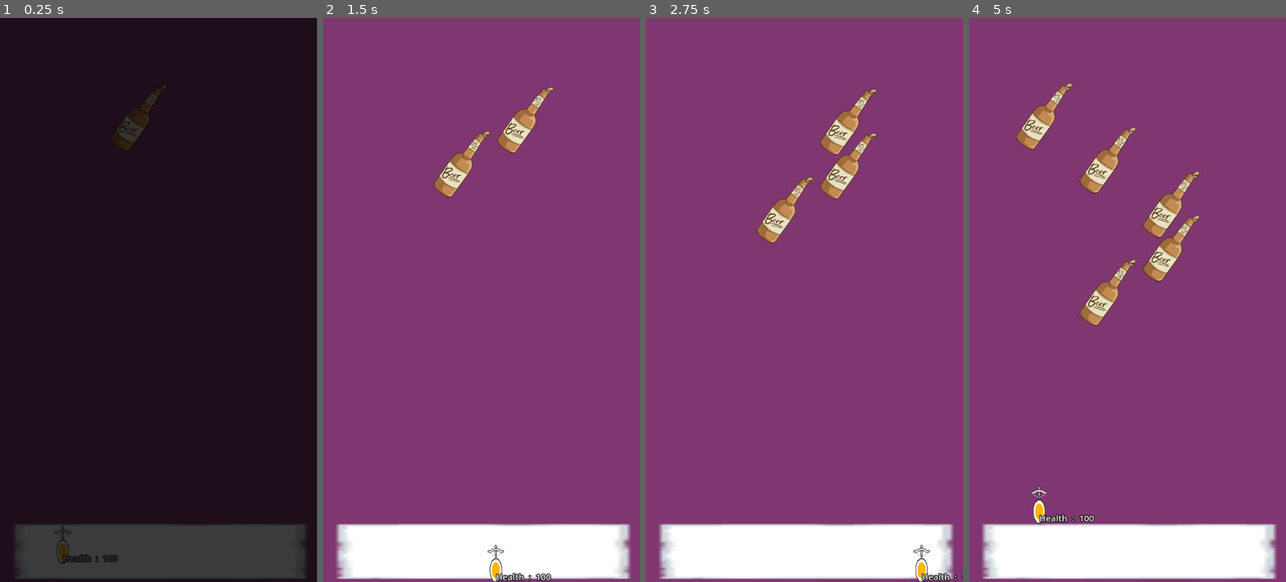
Above: before the commit, frames 1-4 (left to right).
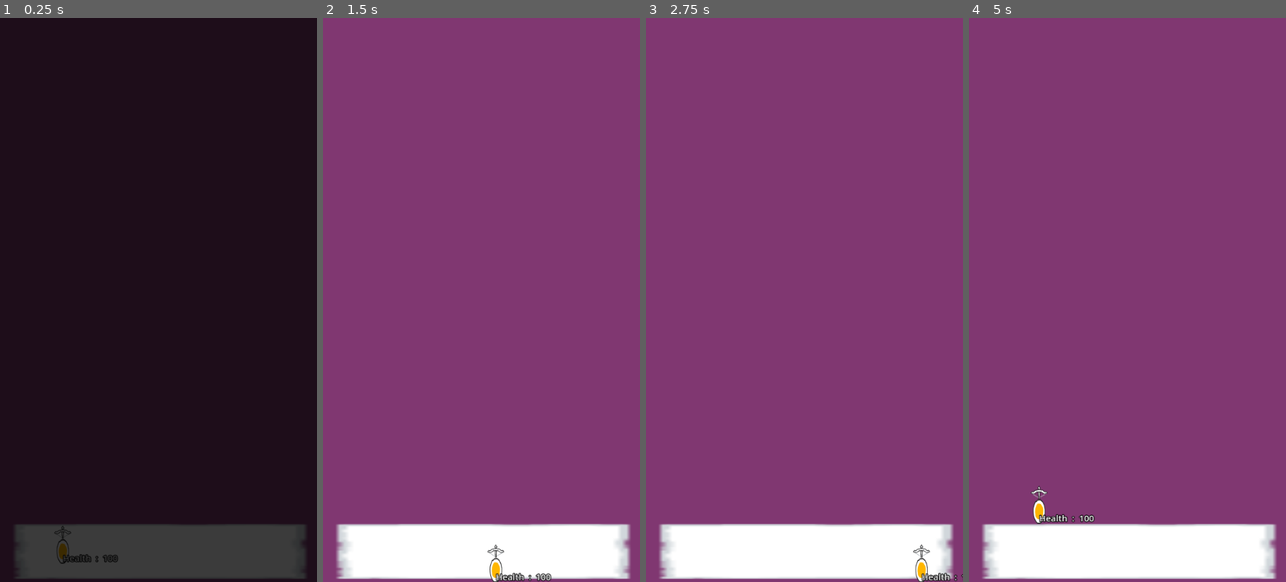
Above: after the commit, the same moments.

Repository: danmiltenberger/GlobalGameJam
Game: Godot game, scene res://LevelControl/root.tscn
Two runs of this game, one before a commit and one after it. Both use one fixed random seed, a clock stepped at 60 frames per second and the inputs below.
Inputs:
- Up to frame 1 (0.25 s): no input
- Up to frame 2 (1.5 s): hold Right (ui_right) 0.53-1.28 s; hold Down (ui_down) from 1.28 s (still down)
- Up to frame 3 (2.75 s): release Down (ui_down) at 2.03 s; hold Right (ui_right) from 2.03 s (still down)
- Up to frame 4 (5 s): release Right (ui_right) at 2.78 s; hold Up (ui_up) 2.78-3.53 s; hold Left (ui_left) from 3.53 s (still down)

The runs differ from the first frame. In frame 1, 0.2% of the frame differs, in the area x 36-53%, y 12-24%; in frame 2, 1.4%; in frame 3, 2.2%; in frame 4, 3.6%, in the area x 14-74%, y 11-55%.
Error after the commit: Invalid call. Nonexistent function 'send_projectiles' in base 'Node2D (HecklerHandler)'. (res://Levels/Level.gd:10)

Commit message:
added stage and curtains png
thank you CJ!

Diff:
--- /dev/null
+++ b/Heckler.gd
@@ -0,0 +1,83 @@
+extends Node2D
+class_name Heckler
+
+# when told by the Handler, spawn the projectiles
+# this node should handle the spawning of tomatoes, cabbages, and beer cans
+# in different patterns
+
+@onready var beer_can: PackedScene = preload("res://Projectiles/beer_can.tscn")
+@onready var cabbage: PackedScene = preload("res://Projectiles/cabbage.tscn")
+@onready var tomato: PackedScene = preload("res://Projectiles/tomato.tscn")
+
+var standing_up: bool = false
+
+func send_projectiles(pattern: String, number: int, type: String, spacing_sec: float):
+	standing_up = true
+	var proj_type : PackedScene
+	match type:
+		"tomato":
+			proj_type = tomato
+		"cabbage":
+			proj_type = cabbage
+		"beer_can":
+			proj_type = beer_can
+		_:
+			print_debug("unexpected projectile type: ", type)
+			proj_type = tomato
+
+	match pattern:
+		"line":
+			send_line(number, proj_type, spacing_sec)
+		"circle":
+			send_circle(number, proj_type, spacing_sec)
+		"sine":
+			send_sinusoidal(number, proj_type, spacing_sec)
+		_:
+			print_debug("couldn't find pattern: ", pattern)
+			send_line(number, proj_type, spacing_sec)
+
+func send_line(number: int, proj: PackedScene, spacing_sec: float):
+	# send one projectile after another in a vertical line going down the screen
+	var projectile: Node2D
+	for i in range(number):
+		print_debug("sent projectile!", projectile)
+		projectile = proj.instantiate()
+		add_child(projectile)
+		projectile.global_position = global_position
+		await get_tree().create_timer(spacing_sec).timeout
+	standing_up = false
+
+func send_circle(number: int, proj: PackedScene, spacing_sec: float):
+	var projectile : Projectile
+
+	# divide 180 deg by the number of projectiles
+	# counter clockwise from east
+	var deg_each: float = 180 / number
+	for i in range(number):
+		# create and organize
+		projectile = proj.instantiate()
+		add_child(projectile)
+
+		# assigning direction vectors
+		var dir_y = 1		# positive is DOWN the screen
+		var deg = deg_each*i + 180
+		var dir_x = tan(deg_to_rad(deg))
+		var dir = Vector2(dir_x, dir_y)
+		projectile.direction = Vector2(dir_x, dir_y)
+		await get_tree().create_timer(spacing_sec).timeout
+	standing_up = false
+
+func send_sinusoidal(number: int, proj: PackedScene, spacing_sec: float):
+	var projectile: Projectile
+	var amplitude: float = 1000 # pixels
+	var angle_spacing : int = 30
+	for i in range(number):
+		# create and organize
+		projectile = proj.instantiate()
+		add_child(projectile)
+
+		# the direction (down) doesn't change, but the position does
+		projectile.position.x = amplitude * sin(deg_to_rad(angle_spacing * i))
+
+		await get_tree().create_timer(spacing_sec).timeout
+	standing_up = false
--- a/HecklerHandler.gd
+++ b/HecklerHandler.gd
@@ -1,79 +1,11 @@
 extends Node2D
 class_name HecklerHandler
 
-# this node should handle the spawning of tomatoes, cabbages, and beer cans
 
 
-@onready var beer_can: PackedScene = preload("res://Projectiles/beer_can.tscn")
-@onready var cabbage: PackedScene = preload("res://Projectiles/cabbage.tscn")
-@onready var tomato: PackedScene = preload("res://Projectiles/tomato.tscn")
+# take a csv with defined paramters, pass to individual hecklers
+# the individual hecklers are children
 
-
-func send_projectiles(pattern: String, number: int, type: String, spacing_sec: float):
-	var proj_type : PackedScene
-	match type:
-		"tomato":
-			proj_type = tomato
-		"cabbage":
-			proj_type = cabbage
-		"beer_can":
-			proj_type = beer_can
-		_:
-			print_debug("unexpected projectile type: ", type)
-			proj_type = tomato
-
-	match pattern:
-		"line":
-			send_line(number, proj_type, spacing_sec)
-		"circle":
-			send_circle(number, proj_type, spacing_sec)
-		"sine":
-			send_sinusoidal(number, proj_type, spacing_sec)
-		_:
-			print_debug("couldn't find pattern: ", pattern)
-			send_line(number, proj_type, spacing_sec)
-
-func send_line(number: int, proj: PackedScene, spacing_sec: float):
-	# send one projectile after another in a vertical line going down the screen
-	var projectile: Node2D
-	for i in range(number):
-		print_debug("sent projectile!", projectile)
-		projectile = proj.instantiate()
-		add_child(projectile)
-		projectile.global_position = global_position
-		await get_tree().create_timer(spacing_sec).timeout
-	pass
-
-func send_circle(number: int, proj: PackedScene, spacing_sec: float):
-	var projectile : Projectile
-
-	# divide 180 deg by the number of projectiles
-	# counter clockwise from east
-	var deg_each: float = 180 / number
-	for i in range(number):
-		# create and organize
-		projectile = proj.instantiate()
-		add_child(projectile)
-
-		# assigning direction vectors
-		var dir_y = 1		# positive is DOWN the screen
-		var deg = deg_each*i + 180
-		var dir_x = tan(deg_to_rad(deg))
-		var dir = Vector2(dir_x, dir_y)
-		projectile.direction = Vector2(dir_x, dir_y)
-		await get_tree().create_timer(spacing_sec).timeout
-
-func send_sinusoidal(number: int, proj: PackedScene, spacing_sec: float):
-	var projectile: Projectile
-	var amplitude: float = 1000 # pixels
-	var angle_spacing : int = 60
-	for i in range(number):
-		# create and organize
-		projectile = proj.instantiate()
-		add_child(projectile)
-
-		# the direction (down) doesn't change, but the position does
-		projectile.position.x = amplitude * sin(deg_to_rad(angle_spacing * i))
-
-		await get_tree().create_timer(spacing_sec).timeout
-	pass
+func get_heckler_from_col_row(col: int, row: int) -> Heckler:
+	var heckler = get_node("")
+	return heckler
--- /dev/null
+++ b/LevelControl/heckler.tscn
@@ -0,0 +1,6 @@
+[gd_scene load_steps=2 format=3 uid="uid://dx07cwle2xove"]
+
+[ext_resource type="Script" path="res://Heckler.gd" id="1_qsmpf"]
+
+[node name="Heckler" type="Node2D"]
+script = ExtResource("1_qsmpf")
--- /dev/null
+++ b/LevelControl/heckler_spawning_list.csv
@@ -0,0 +1,3 @@
+pattern,number,type,spacing_sec,dispatch_interval_sec
+circle,9,cabbage,1,5
+line,10,beer_can,1,5
--- a/Levels/Level.gd
+++ b/Levels/Level.gd
@@ -7,4 +7,4 @@
 
 
 func _ready() -> void:
-	heckler_handler.send_projectiles("sine", 30, "beer_can", 1.2)
+	heckler_handler.send_projectiles("sine", 30, "beer_can", 0.6)
--- a/Projectiles/beer_can.tscn
+++ b/Projectiles/beer_can.tscn
@@ -8,7 +8,7 @@
 height = 1102.0
 
 [node name="BeerCan" instance=ExtResource("1_k3be2")]
-speed = 500
+speed = 1000
 damage = 50
 health = 20
 
--- a/Projectiles/cabbage.tscn
+++ b/Projectiles/cabbage.tscn
@@ -3,7 +3,6 @@
 [ext_resource type="PackedScene" uid="uid://c7gcuvs68u04l" path="res://Projectiles/projectile.tscn" id="1_eh8f2"]
 
 [node name="Cabbage" instance=ExtResource("1_eh8f2")]
-speed = 500
 health = 10
 
 [node name="Sprite2D" parent="." index="0"]
--- a/Projectiles/tomato.tscn
+++ b/Projectiles/tomato.tscn
@@ -3,5 +3,4 @@
 [ext_resource type="PackedScene" uid="uid://c7gcuvs68u04l" path="res://Projectiles/projectile.tscn" id="1_t8ghr"]
 
 [node name="Tomato" instance=ExtResource("1_t8ghr")]
-speed = 500
 health = 10
Binary file added: Graphics/curtains_v1.png
Binary file added: Graphics/stage_empty_v1.png
Not shown, added: LevelControl/heckler_spawning_list.xlsx
